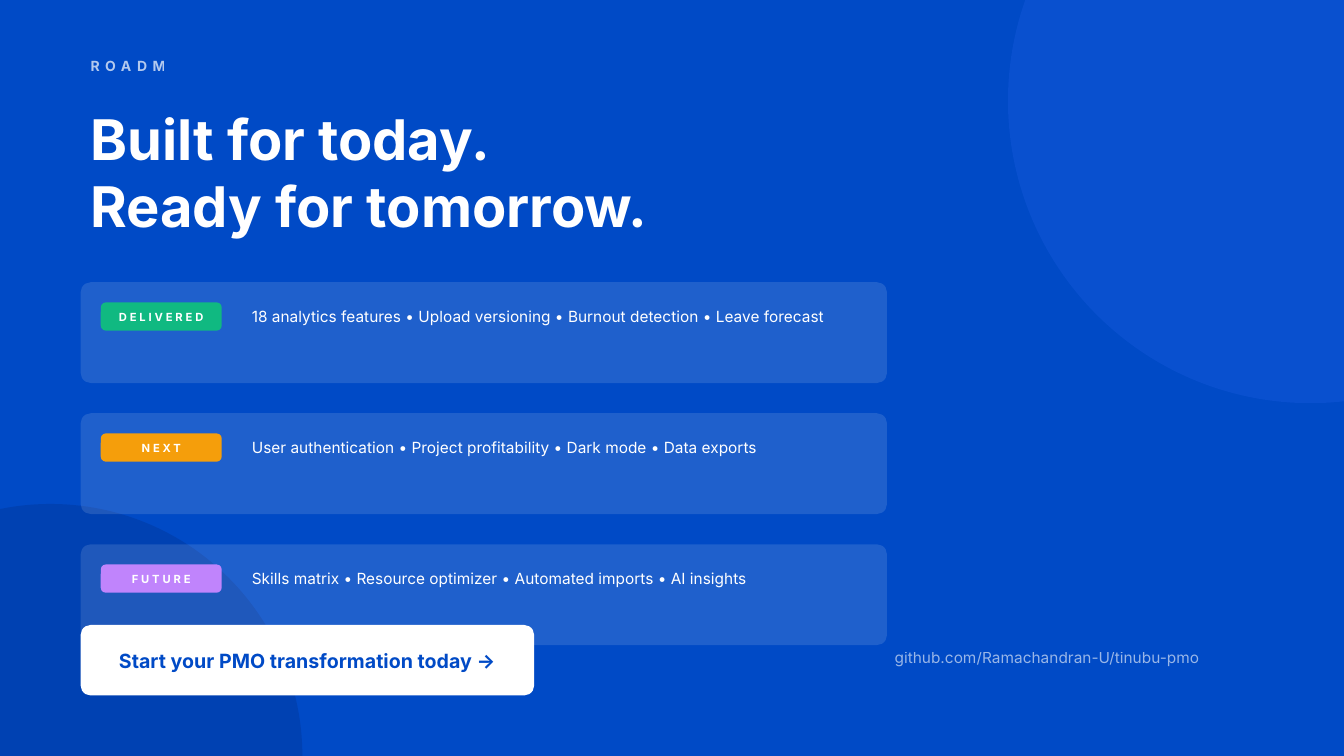
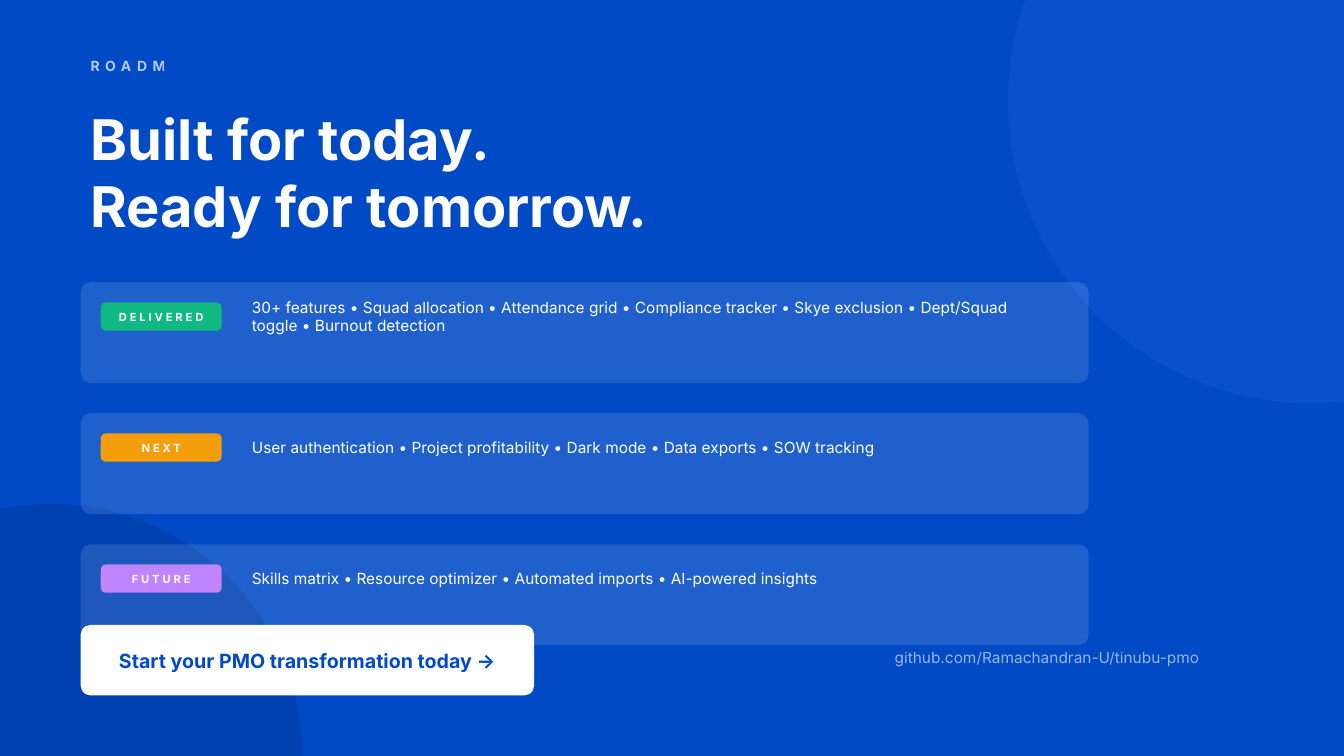
Before and after one commit to Ramachandran-U/tinubu-pmo, a slide deck: slide 5 of Tinubu_PMO_PitchDeck.pptx. Drawn at 1344x756 pixels with LibreOffice and Linux fonts; fonts in the diff are those of the drawing. Boxes give left, top, right and bottom in pixels: in the first picture for what was removed or moved away, otherwise in the second. Text is boxed around its words. In the diff, an @@ line names an element or a change of style, - is before the commit and + after.

```diff
--- a/Tinubu_PMO_PitchDeck.pptx
+++ b/Tinubu_PMO_PitchDeck.pptx
@@ rounded rectangle: place and size @@
-rounded rectangle at box(81, 282, 887, 383)
+rounded rectangle at box(81, 282, 1089, 383)
@@ text at box(252, 301, 1008, 335): text changed @@
-18 analytics features • Upload versioning • Burnout detection • Leave forecast
+30+ features • Squad allocation • Attendance grid • Compliance tracker • Skye exclusion • Dept/Squad toggle • Burnout detection
@@ rounded rectangle: place and size @@
-rounded rectangle at box(81, 413, 887, 514)
+rounded rectangle at box(81, 413, 1089, 514)
@@ text at box(252, 441, 874, 457): text changed @@
-User authentication • Project profitability • Dark mode • Data exports
+User authentication • Project profitability • Dark mode • Data exports • SOW tracking
@@ rounded rectangle: place and size @@
-rounded rectangle at box(81, 544, 887, 645)
+rounded rectangle at box(81, 544, 1089, 645)
@@ text at box(252, 572, 817, 588): text changed @@
-Skills matrix • Resource optimizer • Automated imports • AI insights
+Skills matrix • Resource optimizer • Automated imports • AI-powered insights
```
Also in this commit, not shown: 4 other slides changed, 21 other files.
